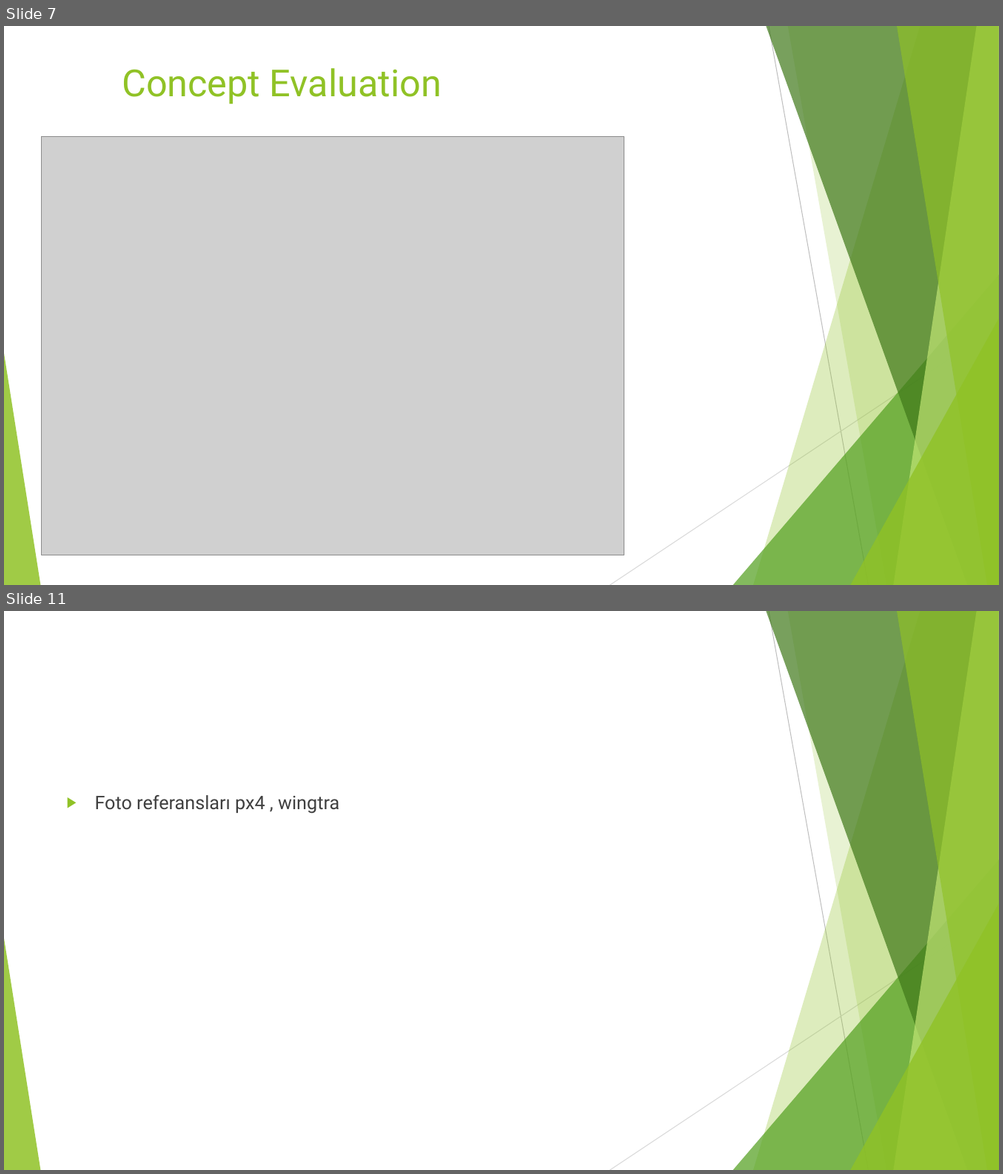
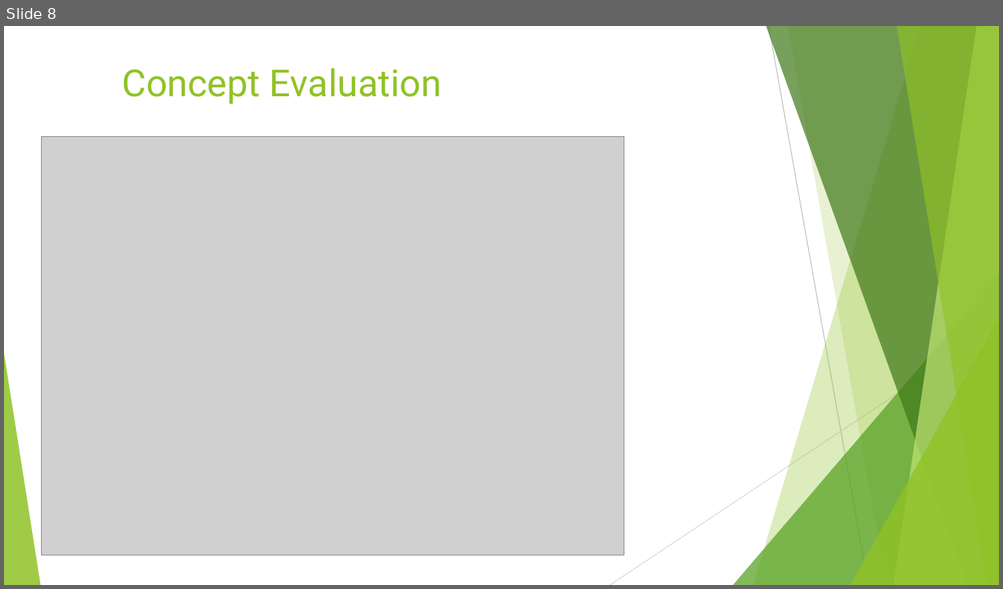
Before and after one commit to metinoxy/VTOL, a slide deck: Course Materials/Presentation.pptx. Shown one above the other, each under a label of ours: slides 7 and 11 before the commit, slide 8 after it; the slides between them are not shown. The pictures are 1003x1174 and 1003x589 pixels, drawn with LibreOffice and Linux fonts; fonts in the diff are those of the drawing; grey boxes stand for pictures. Boxes give left, top, right and bottom in pixels: in the first picture for what was removed or moved away, otherwise in the second. Text is boxed around its words. In the diff, an @@ line names an element or a change of style, - is before the commit and + after.

```diff
--- a/Course Materials/Presentation.pptx
+++ b/Course Materials/Presentation.pptx
@@ slide 11 removed at box(4, 611, 999, 1170), background #FFFFFF; not listed: 10 template elements that a slide beside it also shows @@
@@ text removed at box(95, 795, 339, 814) @@
-▶ Foto referansları px4 , wingtra
@@ what was slide 7 is now slide 8 @@
```
Also in this commit, not shown: 6 slides changed, 5 slides added, 3 other slides removed.
